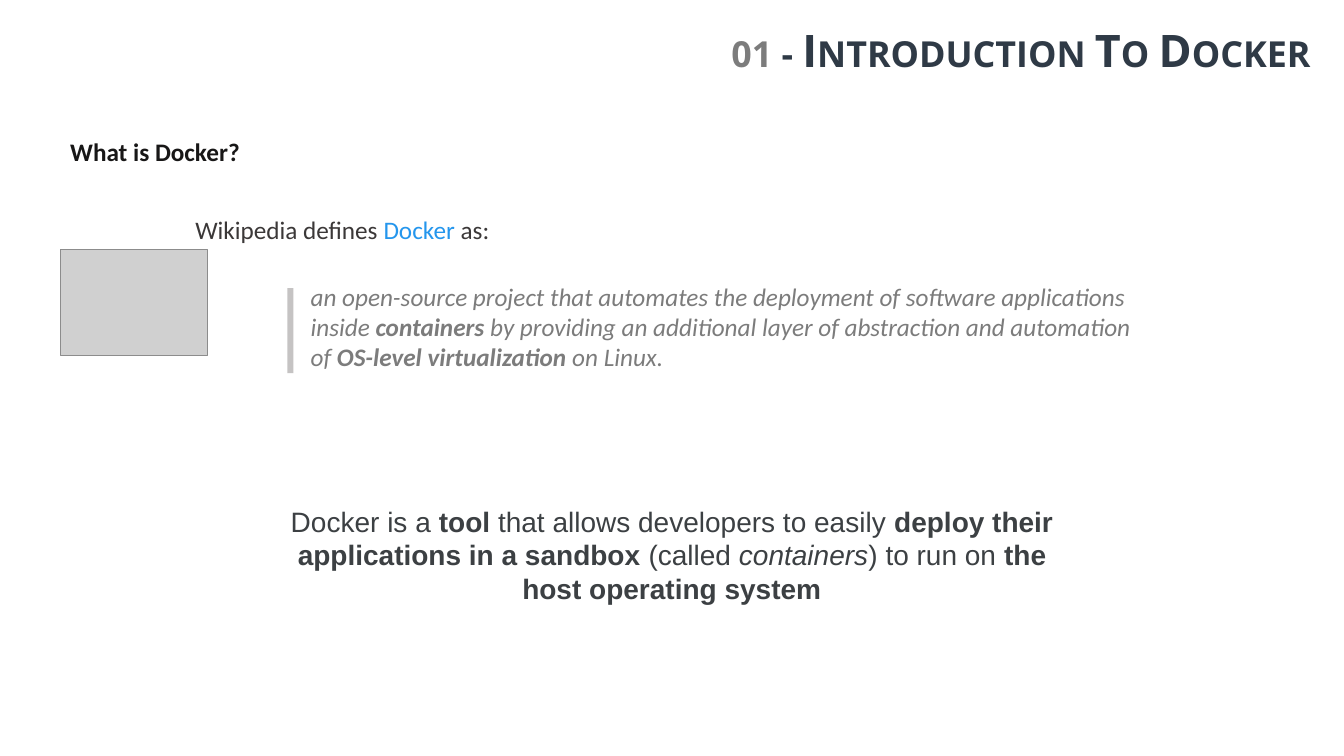
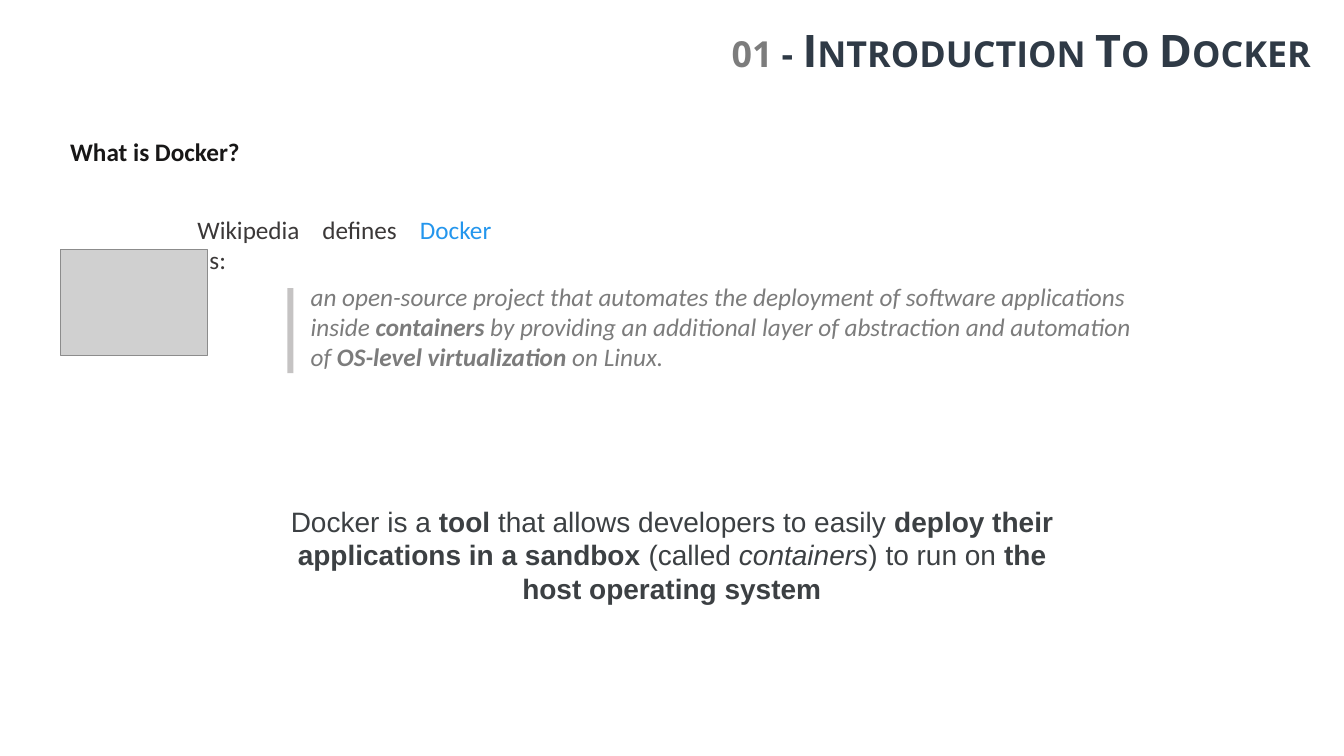
Before and after one commit to valegagge/training, a slide deck: slide 3 of dockerOverviewTeam5/Docker overview_team_five.pptx. Drawn at 1344x756 pixels with LibreOffice and Linux fonts; fonts in the diff are those of the drawing; grey boxes stand for pictures. Boxes give left, top, right and bottom in pixels: in the first picture for what was removed or moved away, otherwise in the second. Text is boxed around its words. In the diff, an @@ line names an element or a change of style, - is before the commit and + after.

```diff
--- a/dockerOverviewTeam5/Docker overview_team_five.pptx
+++ b/dockerOverviewTeam5/Docker overview_team_five.pptx
@@ text "Wikipedia defines Docker as:" rewrapped from <box>195,221,490,243</box> to <box>197,221,491,276</box> @@
```
Also in this commit, not shown: 6 other slides changed.
